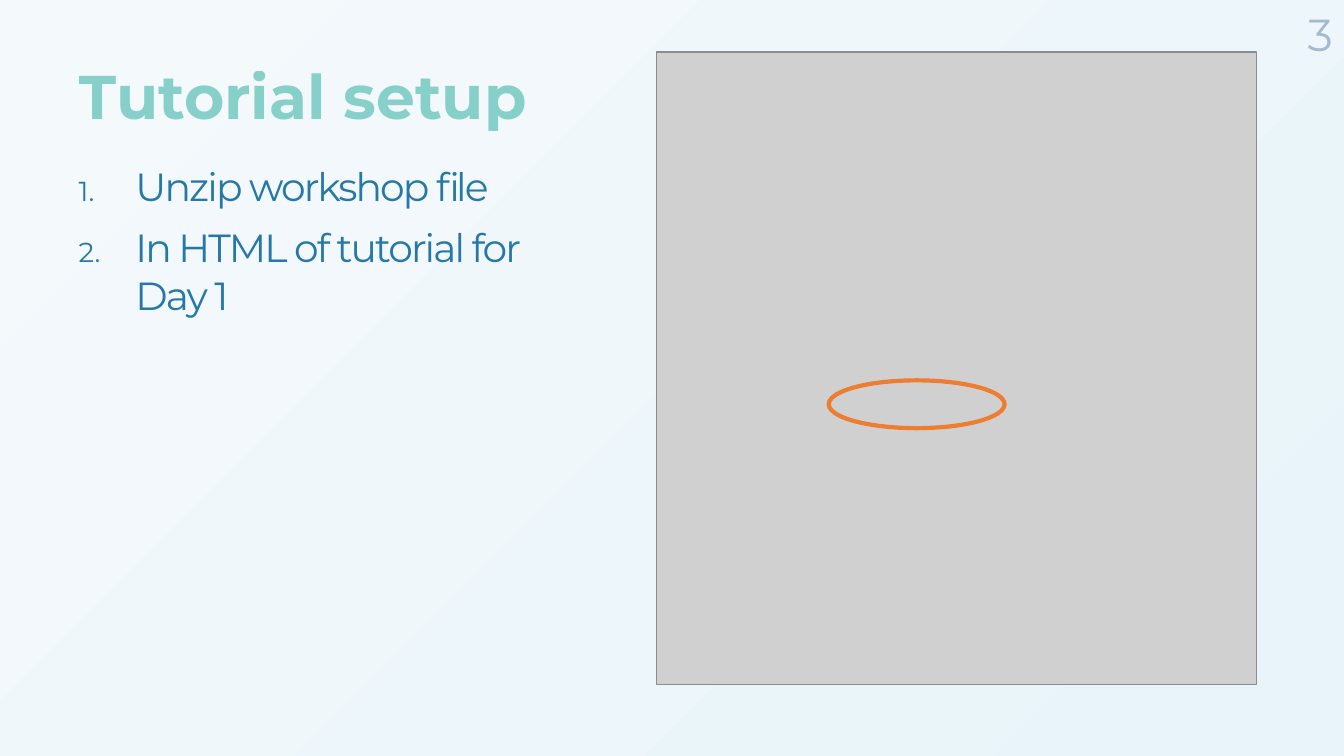
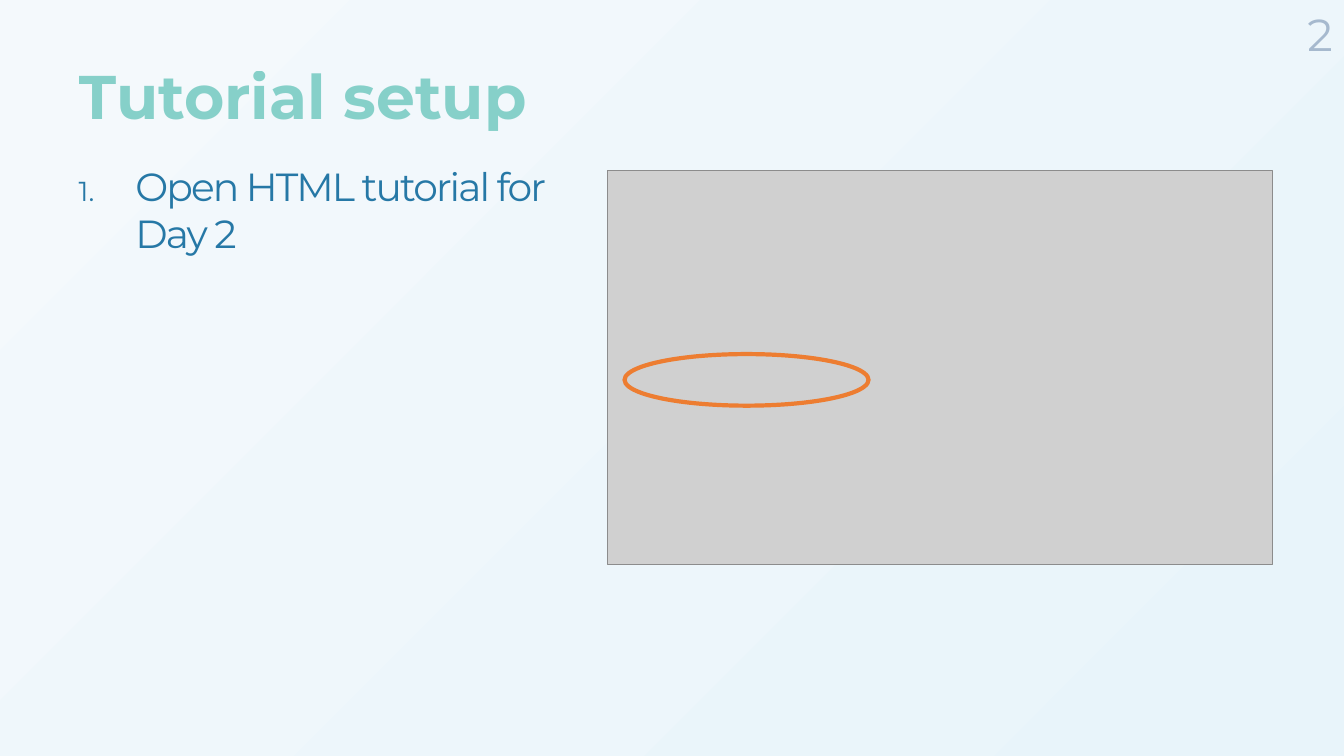
Before and after one commit to MarieAugerMethe/DFO_HMM_2022, a slide deck: slide 2 of Day2/HMM_Tutorial_Day2.pptx (slide 3 before the commit). Drawn at 1344x756 pixels with LibreOffice and Linux fonts; fonts in the diff are those of the drawing; grey boxes stand for pictures; background and template pictures are left out. Boxes give left, top, right and bottom in pixels: in the first picture for what was removed or moved away, otherwise in the second. Text is boxed around its words. In the diff, an @@ line names an element or a change of style, - is before the commit and + after.

```diff
--- a/Day2/HMM_Tutorial_Day2.pptx
+++ b/Day2/HMM_Tutorial_Day2.pptx
@@ page number at (1307,19,1332,51): text changed @@
-3
+2
@@ text at (135,171,546,256): text changed @@
-1. Unzip workshop file
-2. In HTML of tutorial for Day 1
+1. Open HTML tutorial for Day 2
@@ picture: place and size @@
-picture at (656,52,1257,685)
+picture at (608,170,1273,565)
@@ ellipse: place and size @@
-ellipse at (829,380,1005,427)
+ellipse at (625,354,869,405)
```
Also in this commit, not shown: 2 other slides changed, 7 slides added, 7 slides removed.
